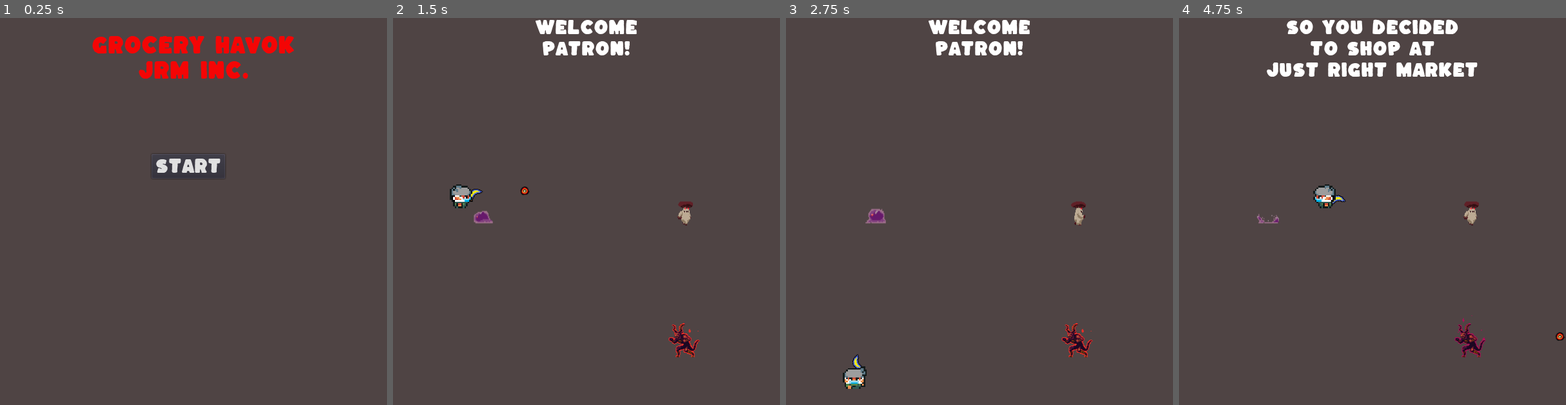
Above: before the commit, frames 1-4 (left to right).
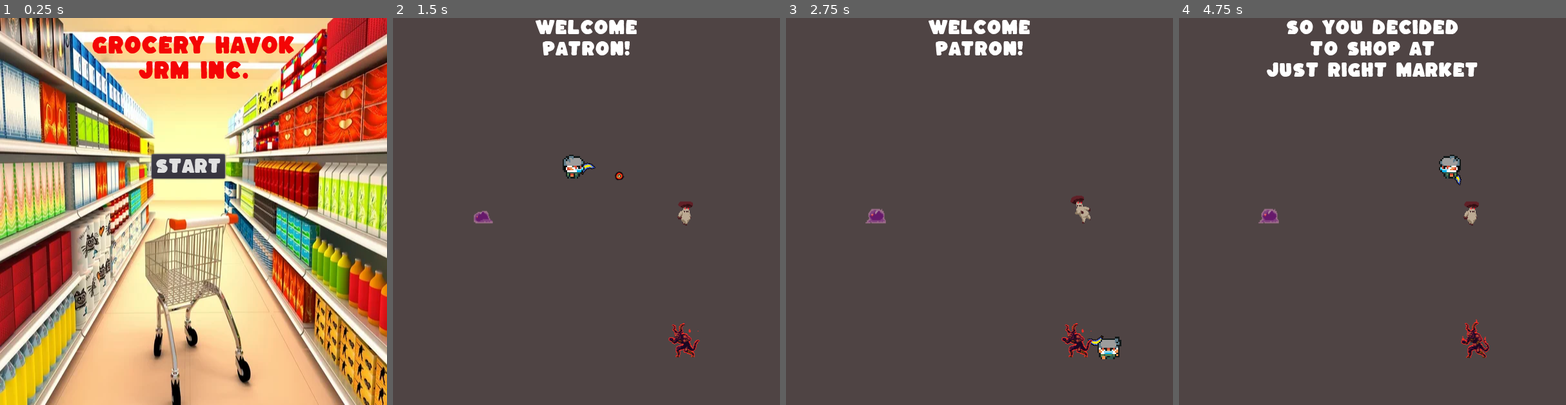
Above: after the commit, the same moments.

Repository: JWolff98/Grocery-Havok
Game: Godot game, scene res://main.tscn
The game is run twice, just before and just after one commit, with the same random seed, the same clock (stepped at 60 frames per second) and the same inputs.
Inputs (mouse positions are in pixels of both pictures, inside the frame that each line leads up to):
- Up to frame 1 (0.25 s): no input
- Up to frame 2 (1.5 s): click "Start" at 0.5 s; move the mouse to (671, 192) at 1.27 s; hold D (move_right) from 1.28 s (still down); tap Space (attack) at 1.35 s
- Up to frame 3 (2.75 s): move the mouse to (902, 230) at 2.02 s; release D (move_right) at 2.03 s; hold S (move_down) from 2.03 s (still down); tap Space (attack) at 2.1 s
- Up to frame 4 (4.75 s): move the mouse to (1411, 126) at 2.77 s; release S (move_down) at 2.78 s; hold D (move_right) 2.78-3.53 s; tap Space (attack) at 2.85, 3.6, 4.35 s; move the mouse to (1353, 288) at 3.52 s; hold W (move_up) 3.53-4.28 s; move the mouse to (1488, 269) at 4.27 s; hold A (move_left) from 4.28 s (still down)

The runs differ from the first frame. In frame 1, 95% of the frame differs, in the area x 0-100%, y 0-100%; in frame 2, 0.7%; in frame 3, 0.9%; in frame 4, 1.3%.

Commit message:
implemented changes from our alpha playtesters

Diff:
--- a/main.tscn
+++ b/main.tscn
@@ -21,9 +21,9 @@
 [sub_resource type="RectangleShape2D" id=2]
 
 [sub_resource type="NavigationPolygon" id=4]
-vertices = PoolVector2Array( 184, 68, 602, 307, 310, 199, 272, 177, 185, 118, 248, 564, 305, 504, 394, 431, 492, 438, 600, 503, 603, 602, 191, 598, 133, 39, 200, -1, 296, 0, 129, 86, 601, 363, 547, 342, 75, 56, 3, 92, 3, 0, 60, 0, 159, 296, 85, 365, 50, 200, 3, 158, 3, 328, 57, 390, 18, 349, 133, 254, 270, 530, 3, 410, 3, 357 )
-polygons = [ PoolIntArray( 0, 1, 2, 3, 4 ), PoolIntArray( 5, 6, 7, 8, 9, 10 ), PoolIntArray( 10, 11, 5 ), PoolIntArray( 12, 13, 14, 0, 15 ), PoolIntArray( 16, 8, 17, 1 ), PoolIntArray( 7, 17, 8 ), PoolIntArray( 18, 19, 20, 21 ), PoolIntArray( 18, 21, 12, 15 ), PoolIntArray( 22, 7, 6, 23 ), PoolIntArray( 15, 0, 4, 24, 25 ), PoolIntArray( 26, 25, 24 ), PoolIntArray( 23, 27, 28, 26, 24, 29, 22 ), PoolIntArray( 30, 6, 5 ), PoolIntArray( 27, 30, 5, 31, 32 ), PoolIntArray( 27, 32, 28 ), PoolIntArray( 22, 29, 3, 2 ), PoolIntArray( 2, 1, 17 ) ]
-outlines = [ PoolVector2Array( 3, 92, 3, 0, 60, 0, 133, 39, 200, -1, 296, 0, 184, 68, 602, 307, 601, 363, 492, 438, 600, 503, 603, 602, 191, 598, 248, 564, 3, 410, 3, 357, 18, 349, 3, 328, 3, 158, 129, 86, 75, 56 ), PoolVector2Array( 159, 296, 394, 431, 547, 342, 310, 199 ), PoolVector2Array( 272, 177, 185, 118, 50, 200, 133, 254 ), PoolVector2Array( 85, 365, 57, 390, 270, 530, 305, 504 ) ]
+vertices = PoolVector2Array( 184, 68, 602, 307, 284, 145, 184, 85, 394, 426, 562, 325, 600, 324, 465, 405, 317, 492, 133, 39, 200, -1, 296, 0, 129, 86, 600, 503, 603, 602, 230, 598, 269, 525, 69, 22, 2, 50, 3, 0, 60, 0, 31, 171, 3, 158, 44, 363, 18, 349, 3, 328, 131, 260, 80, 342, 144, 267, 234, 515, 10, 377, 3, 357, 299, 171 )
+polygons = [ PoolIntArray( 0, 1, 2, 3 ), PoolIntArray( 4, 5, 1, 6, 7, 8 ), PoolIntArray( 9, 10, 11, 0, 12 ), PoolIntArray( 8, 7, 13, 14, 15, 16 ), PoolIntArray( 17, 18, 19, 20 ), PoolIntArray( 17, 20, 9, 12 ), PoolIntArray( 12, 0, 3, 21, 22 ), PoolIntArray( 23, 24, 25, 22, 21, 26, 27 ), PoolIntArray( 28, 4, 8, 27, 26 ), PoolIntArray( 16, 15, 29 ), PoolIntArray( 23, 16, 29, 30, 31, 24 ), PoolIntArray( 28, 26, 2, 32 ), PoolIntArray( 32, 2, 1, 5 ) ]
+outlines = [ PoolVector2Array( 2, 50, 3, 0, 60, 0, 133, 39, 200, -1, 296, 0, 184, 68, 602, 307, 600, 324, 465, 405, 600, 503, 603, 602, 230, 598, 234, 515, 10, 377, 3, 357, 18, 349, 3, 328, 3, 158, 129, 86, 69, 22 ), PoolVector2Array( 144, 267, 394, 426, 562, 325, 299, 171 ), PoolVector2Array( 284, 145, 184, 85, 31, 171, 131, 260 ), PoolVector2Array( 80, 342, 44, 363, 269, 525, 317, 492 ) ]
 
 [node name="main" type="Node"]
 script = ExtResource( 6 )
@@ -65,7 +65,6 @@
 [node name="HUD" parent="." instance=ExtResource( 9 )]
 
 [node name="start_menu" type="Area2D" parent="."]
-visible = false
 z_index = 3
 
 [node name="menu" type="TextureRect" parent="start_menu"]
@@ -78,7 +77,7 @@
 shape = SubResource( 2 )
 
 [node name="start_position" type="Position2D" parent="."]
-position = Vector2( 63, 275 )
+position = Vector2( 200, 229 )
 
 [node name="victory" type="AudioStreamPlayer" parent="."]
 stream = ExtResource( 12 )
--- a/project.godot
+++ b/project.godot
@@ -55,6 +55,7 @@
 attack={
 "deadzone": 0.5,
 "events": [ Object(InputEventKey,"resource_local_to_scene":false,"resource_name":"","device":0,"alt":false,"shift":false,"control":false,"meta":false,"command":false,"pressed":false,"scancode":0,"physical_scancode":32,"unicode":0,"echo":false,"script":null)
+, Object(InputEventMouseButton,"resource_local_to_scene":false,"resource_name":"","device":-1,"alt":false,"shift":false,"control":false,"meta":false,"command":false,"button_mask":0,"position":Vector2( 0, 0 ),"global_position":Vector2( 0, 0 ),"factor":1.0,"button_index":1,"pressed":false,"doubleclick":false,"script":null)
  ]
 }
 
